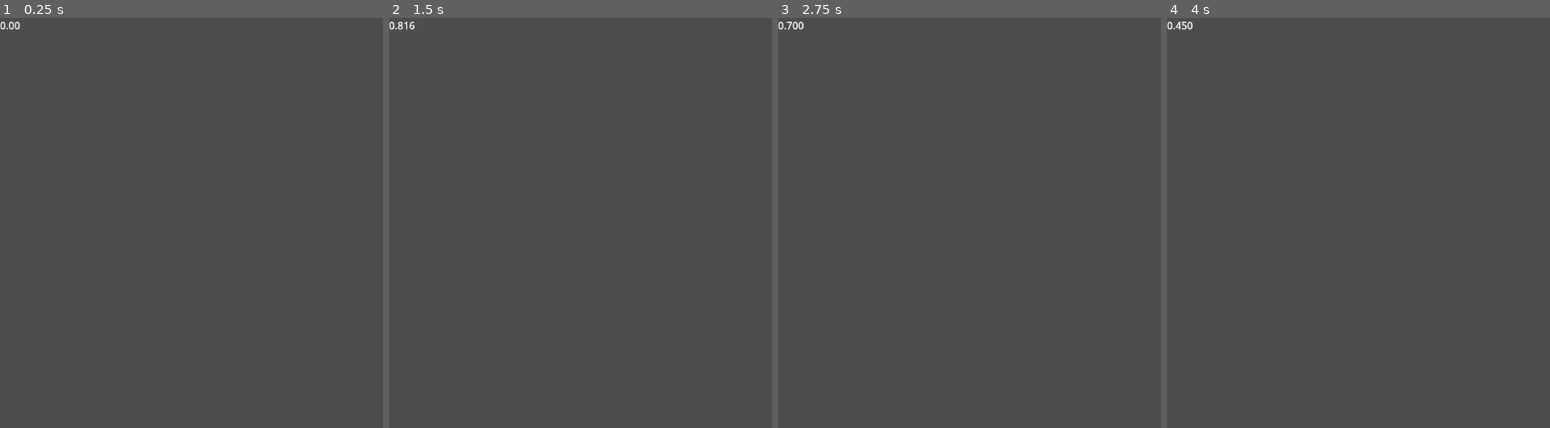
Above: before the commit, frames 1-4 (left to right).
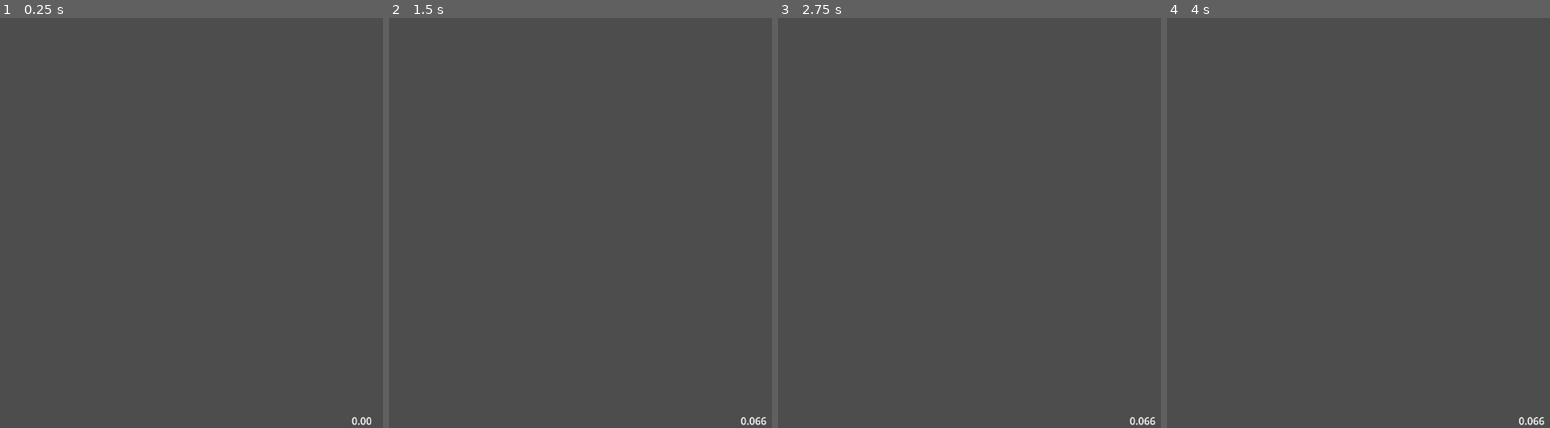
Above: after the commit, the same moments.

Repository: uyha/cube-timer
Game: Godot game, scene res://control.tscn
Two runs of this game, one before a commit and one after it. Both use one fixed random seed, a clock stepped at 60 frames per second and the inputs below.
Inputs:
- Up to frame 1 (0.25 s): no input
- Up to frame 2 (1.5 s): tap Enter at 0.5 s; hold Space (toggle_timer) 0.53-1.28 s; tap Space (toggle_timer) at 1.35 s
- Up to frame 3 (2.75 s): tap Enter at 2 s; hold Space (toggle_timer) from 2.03 s (still down)
- Up to frame 4 (4 s): release Space (toggle_timer) at 2.78 s; tap Space (toggle_timer) at 2.85 s; tap Enter at 3.5 s; hold Space (toggle_timer) from 3.53 s (still down)

The runs differ from the first frame. In frame 1, 0.1% of the frame differs, in the area x 0-98%, y 0-100%; in frame 2, 0.2%; in frame 3, 0.2%; in frame 4, 0.2%, in the area x 0-99%, y 0-100%.

Commit message:
semi working timer

Diff:
--- a/control.gd
+++ /dev/null
@@ -1,12 +0,0 @@
-extends Node
-
-
-# Called when the node enters the scene tree for the first time.
-func _ready() -> void:
-	print("Hello")
-	pass # Replace with function body.
-
-
-# Called every frame. 'delta' is the elapsed time since the previous frame.
-func _process(delta: float) -> void:
-	pass
--- a/control.tscn
+++ b/control.tscn
@@ -1,6 +1,5 @@
-[gd_scene load_steps=3 format=3 uid="uid://bs28ylytu4wrk"]
+[gd_scene load_steps=2 format=3 uid="uid://bs28ylytu4wrk"]
 
-[ext_resource type="Script" path="res://control.gd" id="1_1fkss"]
 [ext_resource type="Script" path="res://timer.gd" id="2_go03j"]
 
 [node name="Control" type="Control"]
@@ -10,11 +9,18 @@
 anchor_bottom = 1.0
 grow_horizontal = 2
 grow_vertical = 2
-script = ExtResource("1_1fkss")
 
-[node name="Label" type="Label" parent="."]
-layout_mode = 0
-offset_right = 40.0
-offset_bottom = 23.0
+[node name="Timer" type="Label" parent="."]
+layout_mode = 1
+anchors_preset = 7
+anchor_left = 0.5
+anchor_top = 1.0
+anchor_right = 0.5
+anchor_bottom = 1.0
+offset_left = -20.0
+offset_top = -23.0
+offset_right = 20.0
+grow_horizontal = 2
+grow_vertical = 0
 text = "0.00"
 script = ExtResource("2_go03j")
--- a/timer.gd
+++ b/timer.gd
@@ -1,23 +1,27 @@
 extends Node
 
+enum TimerState {stopped, running, stopping}
+var timer_state: TimerState = TimerState.stopped
 var total: float = 0
-var running_timer: bool = false
 
-# Called when the node enters the scene tree for the first time.
-func _ready() -> void:
-	pass # Replace with function body.
-
-
-# Called every frame. 'delta' is the elapsed time since the previous frame.
 func _process(delta: float) -> void:
-	if !running_timer:
+	if timer_state != TimerState.running:
 		return
 
 	total += delta
 	self.text = str(total).pad_decimals(3)
 
 func _input(event: InputEvent) -> void:
-	if event.is_action_pressed("toggle_timer"):
-		if running_timer:
-			total = 0
-		running_timer = !running_timer
+	match timer_state:
+		TimerState.stopped:
+			if event.is_action_released("toggle_timer"):
+				total = 0
+				timer_state = TimerState.running
+
+		TimerState.running:
+			if event.is_action_pressed("toggle_timer"):
+				timer_state = TimerState.stopping
+
+		TimerState.stopping:
+			if event.is_action_released("toggle_timer"):
+					timer_state = TimerState.stopped
